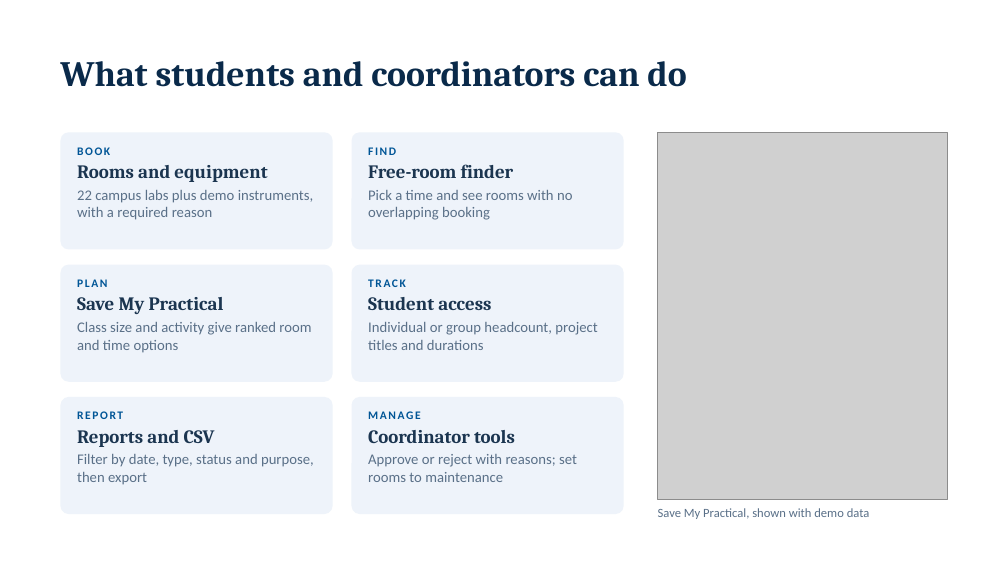
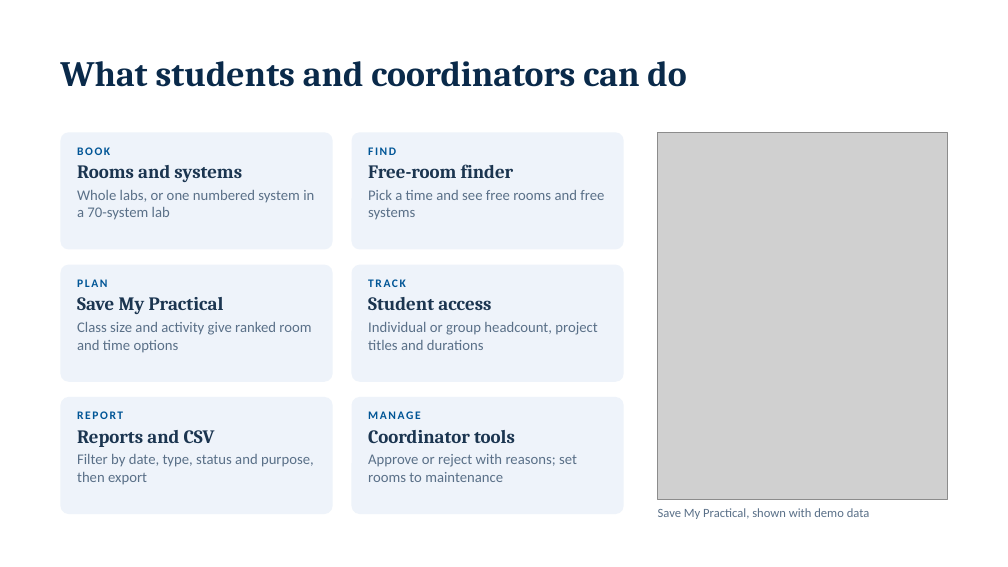
Before and after one commit to ZeonArc/booking, a slide deck: slide 3 of docs/SRM-LabReserve.pptx. Drawn at 1008x567 pixels with LibreOffice and Linux fonts; fonts in the diff are those of the drawing; grey boxes stand for pictures. Boxes give left, top, right and bottom in pixels: in the first picture for what was removed or moved away, otherwise in the second. Text is boxed around its words. In the diff, an @@ line names an element or a change of style, - is before the commit and + after.

```diff
--- a/docs/SRM-LabReserve.pptx
+++ b/docs/SRM-LabReserve.pptx
@@ text at <box>77,165,314,220</box>: text changed @@
-Rooms and equipment
-22 campus labs plus demo instruments, with a required reason
+Rooms and systems
+Whole labs, or one numbered system in a 70-system lab
@@ text at <box>368,190,604,220</box>: text changed @@
-Pick a time and see rooms with no overlapping booking
+Pick a time and see free rooms and free systems
```
Also in this commit, not shown: 2 other slides changed, 16 other files.
